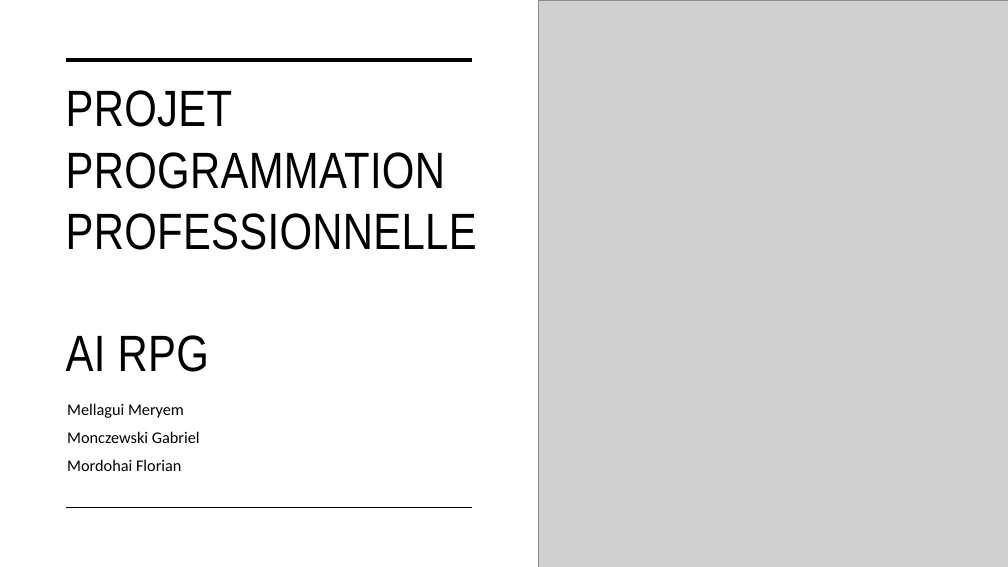
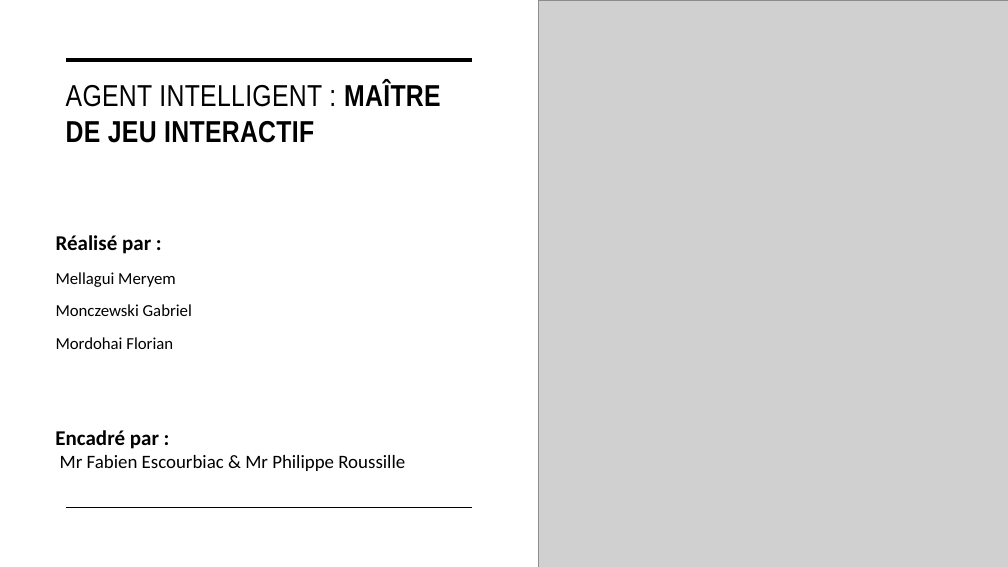
Before and after one commit to enievaR/projet-agent, a slide deck: slide 1 of Concept.pptx. Drawn at 1008x567 pixels with LibreOffice and Linux fonts; fonts in the diff are those of the drawing; grey boxes stand for pictures. Boxes give left, top, right and bottom in pixels: in the first picture for what was removed or moved away, otherwise in the second. Text is boxed around its words. In the diff, an @@ line names an element or a change of style, - is before the commit and + after.

```diff
--- a/Concept.pptx
+++ b/Concept.pptx
@@ title at (66,81,440,143): text changed; size 48.6 to 28.8 pt; bold on @@
-PROJET PROGRAMMATION PROFESSIONNELLE
-AI RPG
+AGENT INTELLIGENT : MAÎTRE DE JEU INTERACTIF
@@ subtitle "Réalisé par :": place and size @@
-subtitle "Réalisé par :" at (67,403,200,471)
+subtitle "Réalisé par :" at (56,235,192,349)
@@ subtitle at (56,235,151,254): paragraph added @@
+Réalisé par :
@@ subtitle at (56,272,192,349): size 15.5 to 16 pt in "Mellagui Meryem", "Monczewski Gabriel", "Mordohai Florian"; line spacing 0.9 to 1.1 @@
@@ text added at (55,430,405,471), 18 pt, text #000000 @@
+Encadré par :
+Mr Fabien Escourbiac & Mr Philippe Roussille
```
Also in this commit, not shown: 3 other slides changed, 4 slides added, 1 slide removed.
